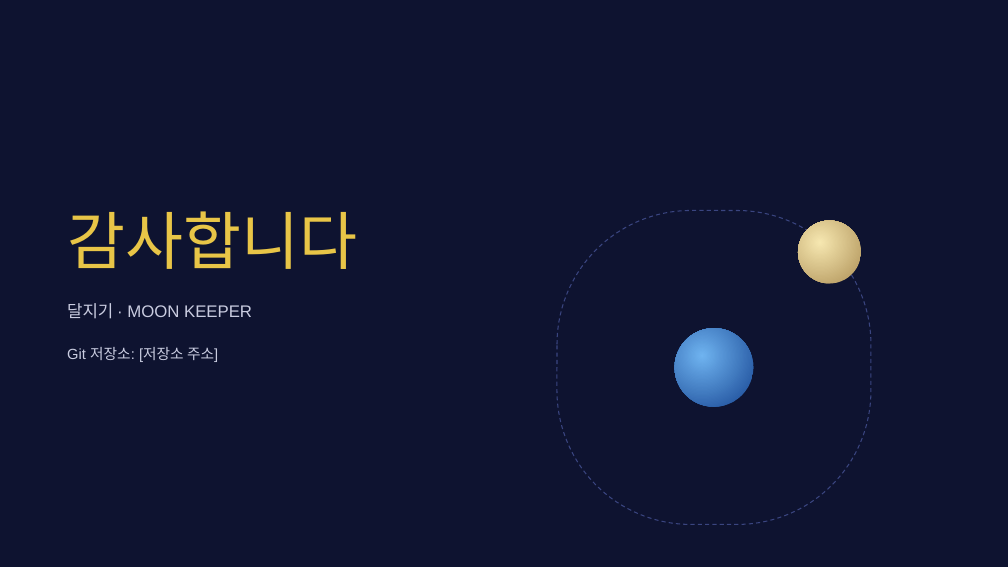
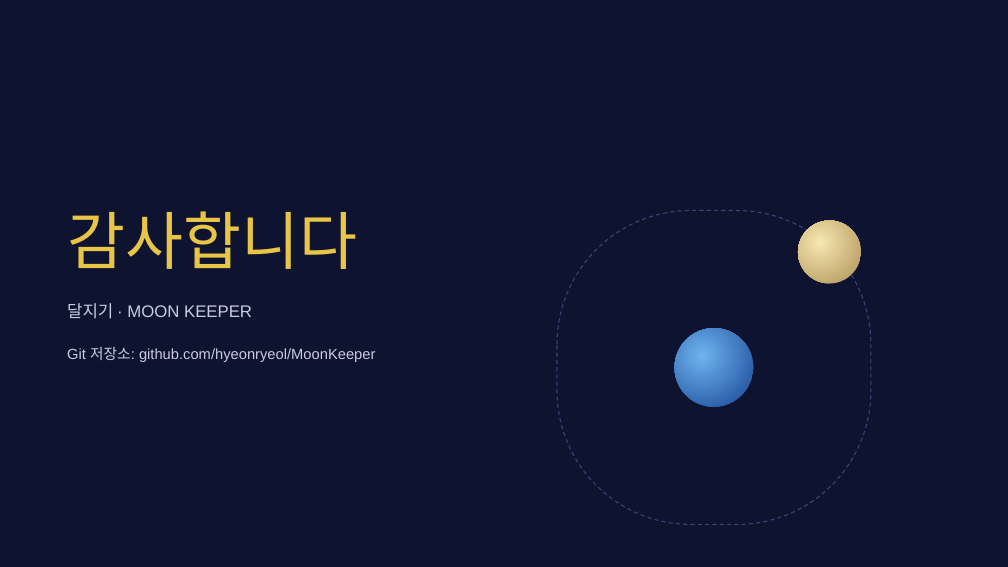
Before and after one commit to hyeonryeol/MoonKeeper, a slide deck: slide 9 of docs/달지기_1차발표.pptx. Drawn at 1008x567 pixels with LibreOffice and Linux fonts; fonts in the diff are those of the drawing. Boxes give left, top, right and bottom in pixels: in the first picture for what was removed or moved away, otherwise in the second. Text is boxed around its words. In the diff, an @@ line names an element or a change of style, - is before the commit and + after.

```diff
--- a/docs/달지기_1차발표.pptx
+++ b/docs/달지기_1차발표.pptx
@@ text at bbox=[67, 347, 375, 362]: text changed @@
-Git 저장소: [저장소 주소]
+Git 저장소: github.com/hyeonryeol/MoonKeeper
```
